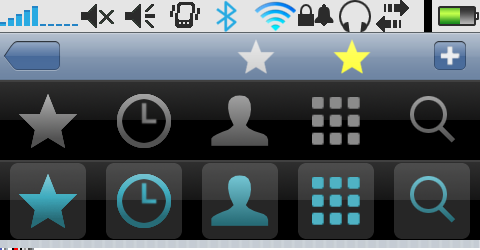
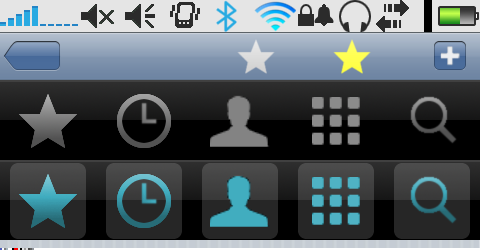
Two versions of the same layered image (480 × 250). Layer-by-layer changes:
painted on "nonselected foreground" over (210, 95, 457, 147)
painted on "selected foreground" over (210, 175, 457, 227)
